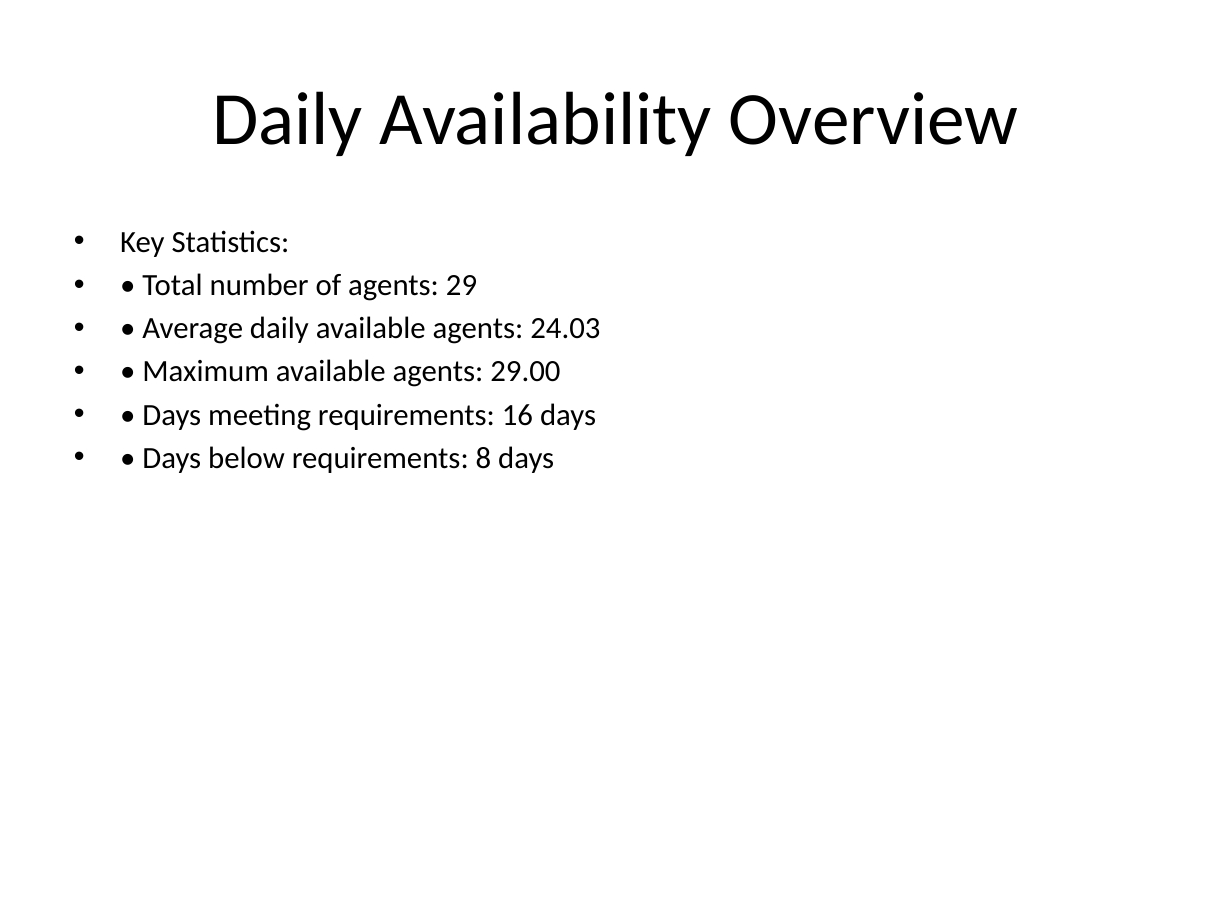
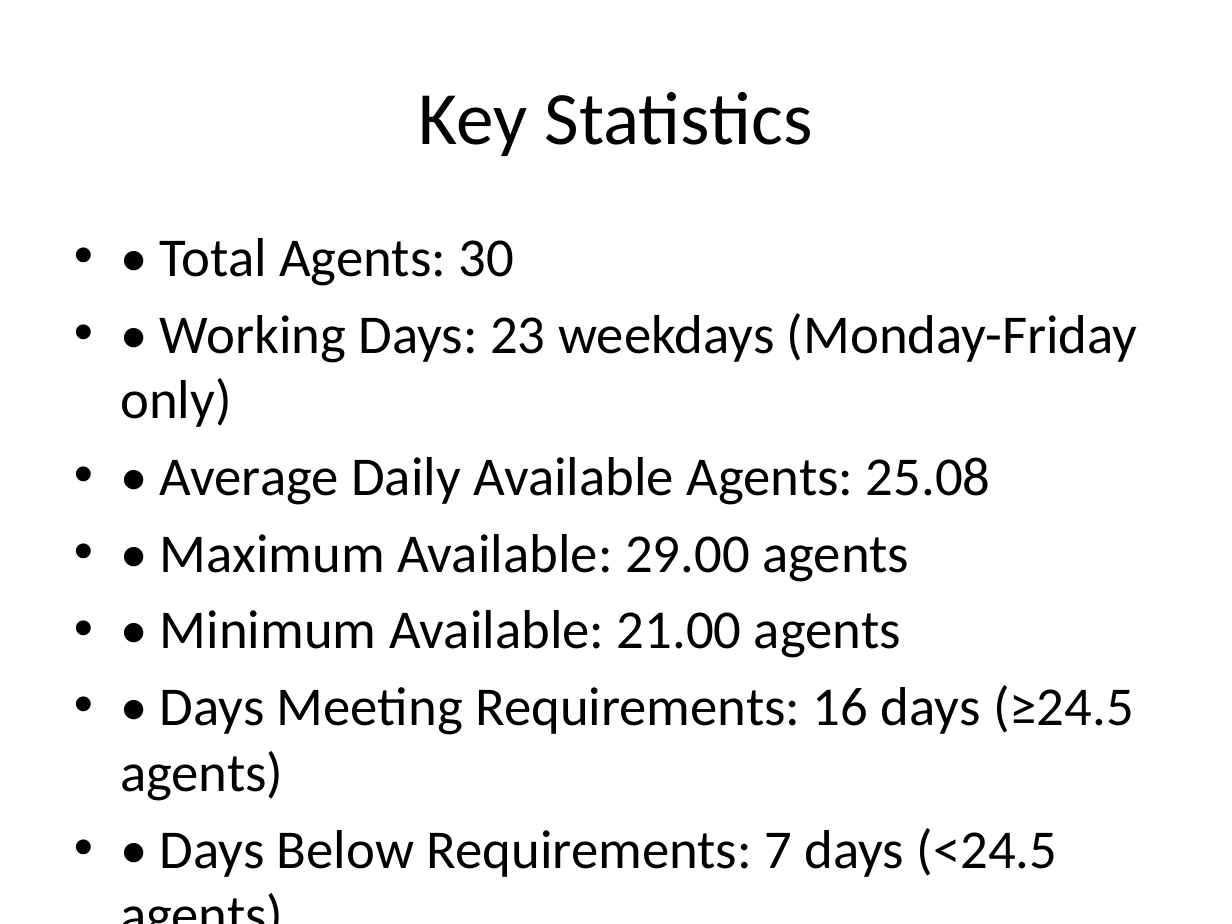
Before and after one commit to Gracing47/ExerciseAssessment, a slide deck: slide 3 of Assessment_03/output/Presentation/team_availability_analysis.pptx. Drawn at 1232x924 pixels with LibreOffice and Linux fonts; fonts in the diff are those of the drawing. Boxes give left, top, right and bottom in pixels: in the first picture for what was removed or moved away, otherwise in the second. Text is boxed around its words. In the diff, an @@ line names an element or a change of style, - is before the commit and + after.

Commit message:
Update team availability analysis
Changes:
- Corrected statistics and analysis
- Improved markdown documentation structure
- Updated presentation with better formatting
- Cleaned up script files
- Added detailed recommendations and action plan

```diff
--- a/Assessment_03/output/Presentation/team_availability_analysis.pptx
+++ b/Assessment_03/output/Presentation/team_availability_analysis.pptx
@@ title at box(419, 92, 813, 156): text changed @@
-Daily Availability Overview
+Key Statistics
@@ text at box(120, 238, 1138, 877): text changed; size 18 to 32 pt @@
-• Key Statistics:
-• • Total number of agents: 29
-• • Average daily available agents: 24.03
-• • Maximum available agents: 29.00
-• • Days meeting requirements: 16 days
-• • Days below requirements: 8 days
+• • Total Agents: 30
+• • Working Days: 23 weekdays (Monday-Friday only)
+• • Average Daily Available Agents: 25.08
+• • Maximum Available: 29.00 agents
+• • Minimum Available: 21.00 agents
+• • Days Meeting Requirements: 16 days (≥24.5 agents)
+• • Days Below Requirements: 7 days (<24.5 agents)
```
Also in this commit, not shown: 2 other slides changed, 5 slides added, 3 slides removed, 6 other files.
